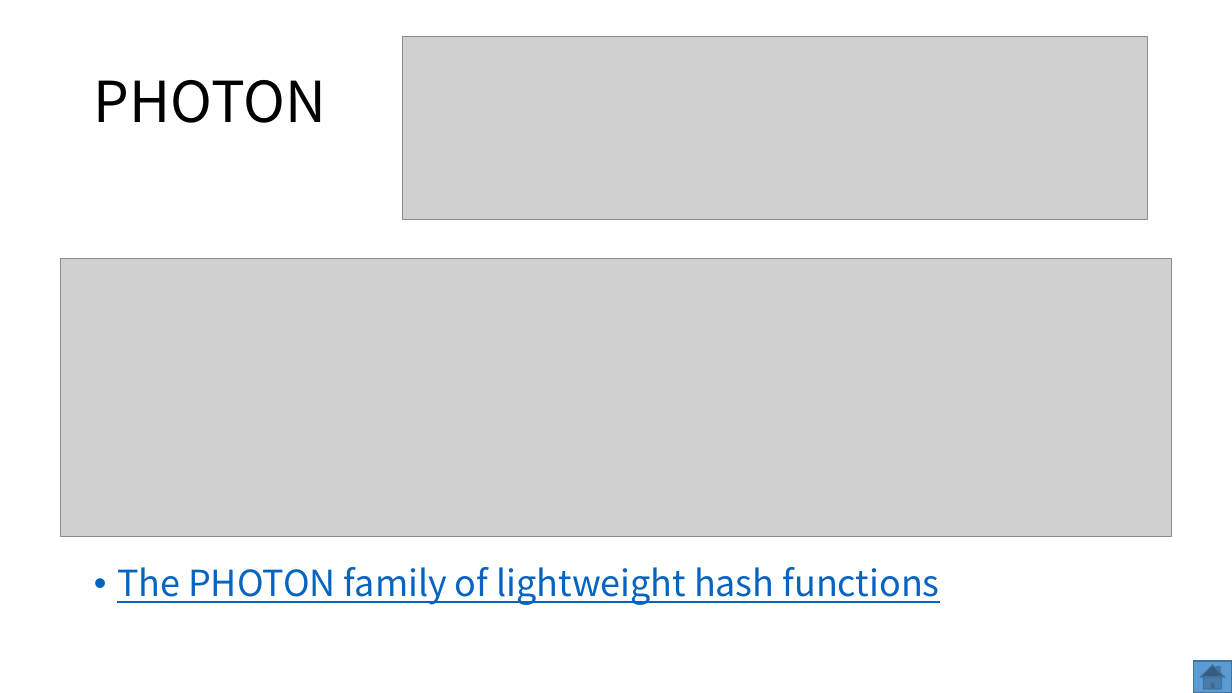
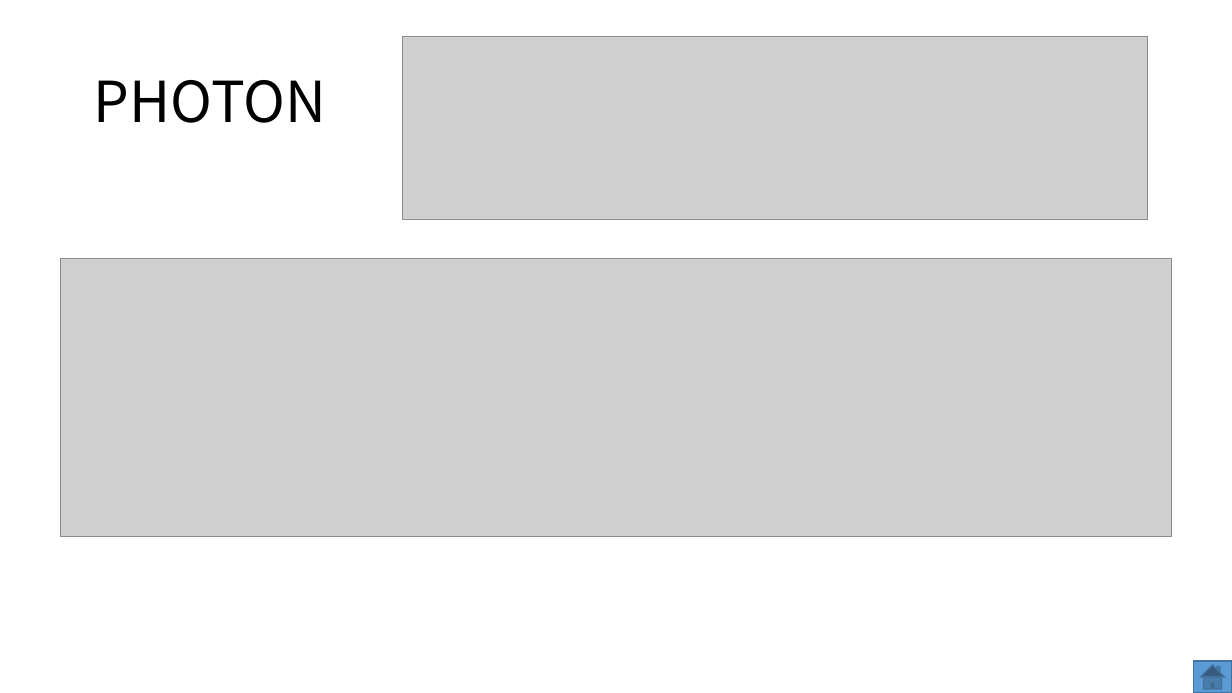
Before and after one commit to dtykira/LWC_finalists, a slide deck: slide 9 of round3.pptx (slide 16 before the commit). Drawn at 1232x693 pixels with LibreOffice and Linux fonts; fonts in the diff are those of the drawing; grey boxes stand for pictures. Boxes give left, top, right and bottom in pixels: in the first picture for what was removed or moved away, otherwise in the second. Text is boxed around its words. In the diff, an @@ line names an element or a change of style, - is before the commit and + after.

```diff
--- a/round3.pptx
+++ b/round3.pptx
@@ text removed at (117, 567, 940, 605) @@
-• The PHOTON family of lightweight hash functions
```
Also in this commit, not shown: 15 other slides changed, 3 slides added, 6 slides removed, 3 other files.
